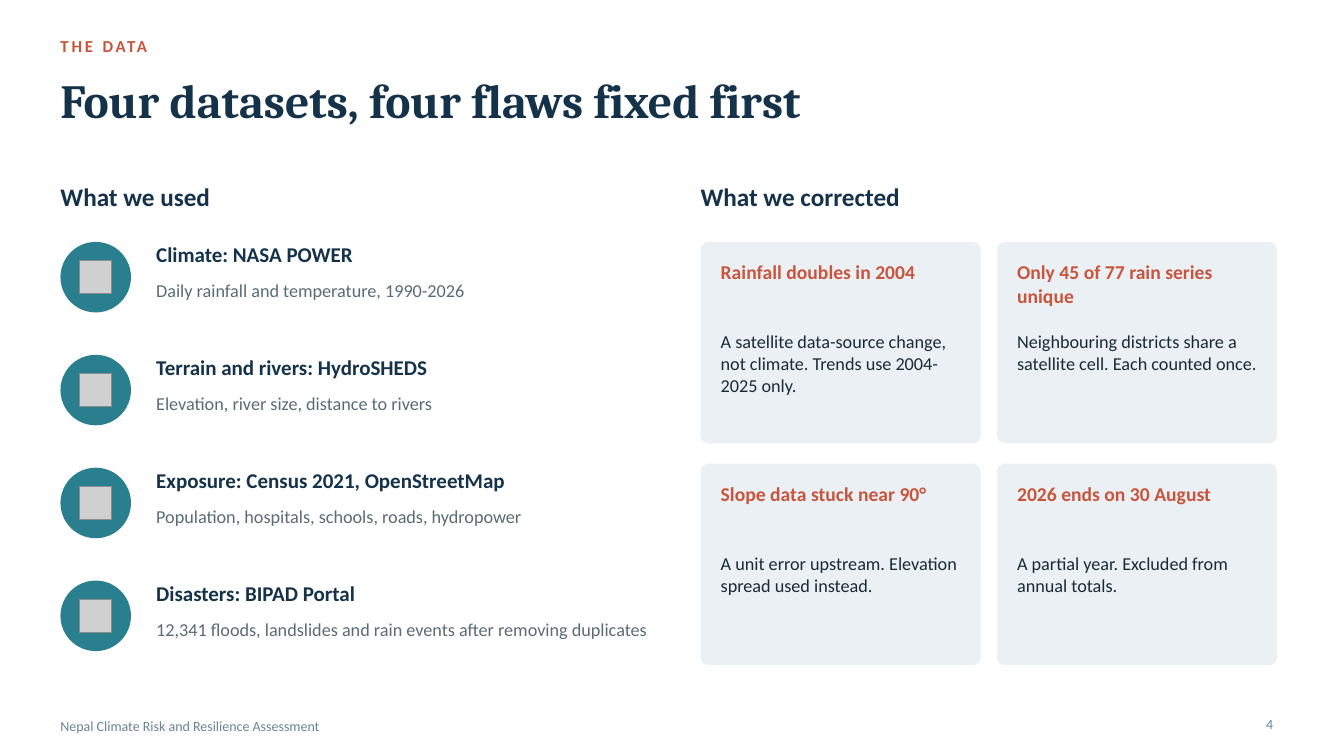
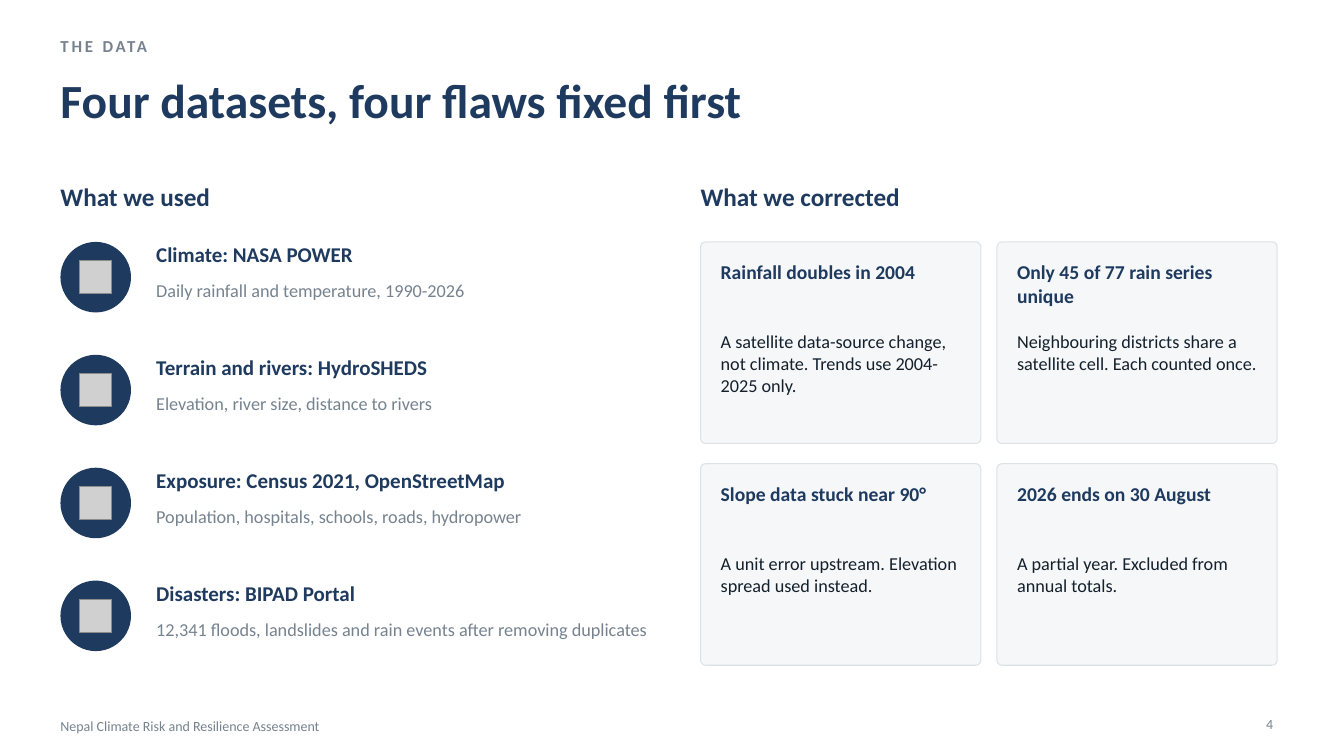
Before and after one commit to CodeWithDonKay/nepal-climate-risk, a slide deck: slide 4 of Nepal_Climate_Risk_Deck.pptx. Drawn at 1344x756 pixels with LibreOffice and Linux fonts; fonts in the diff are those of the drawing; grey boxes stand for pictures. Boxes give left, top, right and bottom in pixels: in the first picture for what was removed or moved away, otherwise in the second. Text is boxed around its words. In the diff, an @@ line names an element or a change of style, - is before the commit and + after.

Commit message:
Restyle slide deck to match the app's design system

```diff
--- a/Nepal_Climate_Risk_Deck.pptx
+++ b/Nepal_Climate_Risk_Deck.pptx
@@ text "THE DATA" at (60, 35, 968, 68): text colour #C8553D to #76838F @@
@@ title "Four datasets, four flaws fixed ..." at (60, 84, 742, 125): font Cambria to Calibri, text colour #14324A to #1F3A5F @@
@@ text colour #14324A to #1F3A5F in 6 elements at (60, 188, 210, 206), (156, 247, 353, 262), (156, 360, 427, 379), (156, 474, 505, 492), (156, 586, 355, 601), (701, 188, 899, 206) @@
@@ fill #EAF0F3 to #F5F7F9; outline none to #DDE2E7 0.75 pt; proportions changed in 4 elements at (701, 242, 981, 444), (997, 242, 1277, 444), (701, 464, 981, 665), (997, 464, 1277, 665) @@
@@ text colour #C8553D to #1F3A5F in 4 elements at (721, 265, 915, 279), (1017, 265, 1212, 306), (721, 487, 927, 504), (1017, 487, 1211, 505) @@
@@ fill #2A7F8E to #1F3A5F in 4 elements at (60, 242, 131, 313), (60, 355, 131, 425), (60, 468, 131, 538), (60, 581, 131, 651) @@
@@ text colour #5B6B75 to #76838F in 4 elements at (156, 284, 464, 300), (156, 397, 432, 412), (156, 510, 522, 526), (156, 623, 647, 639) @@
```
Also in this commit, not shown: 17 other slides changed, 1 other file.
